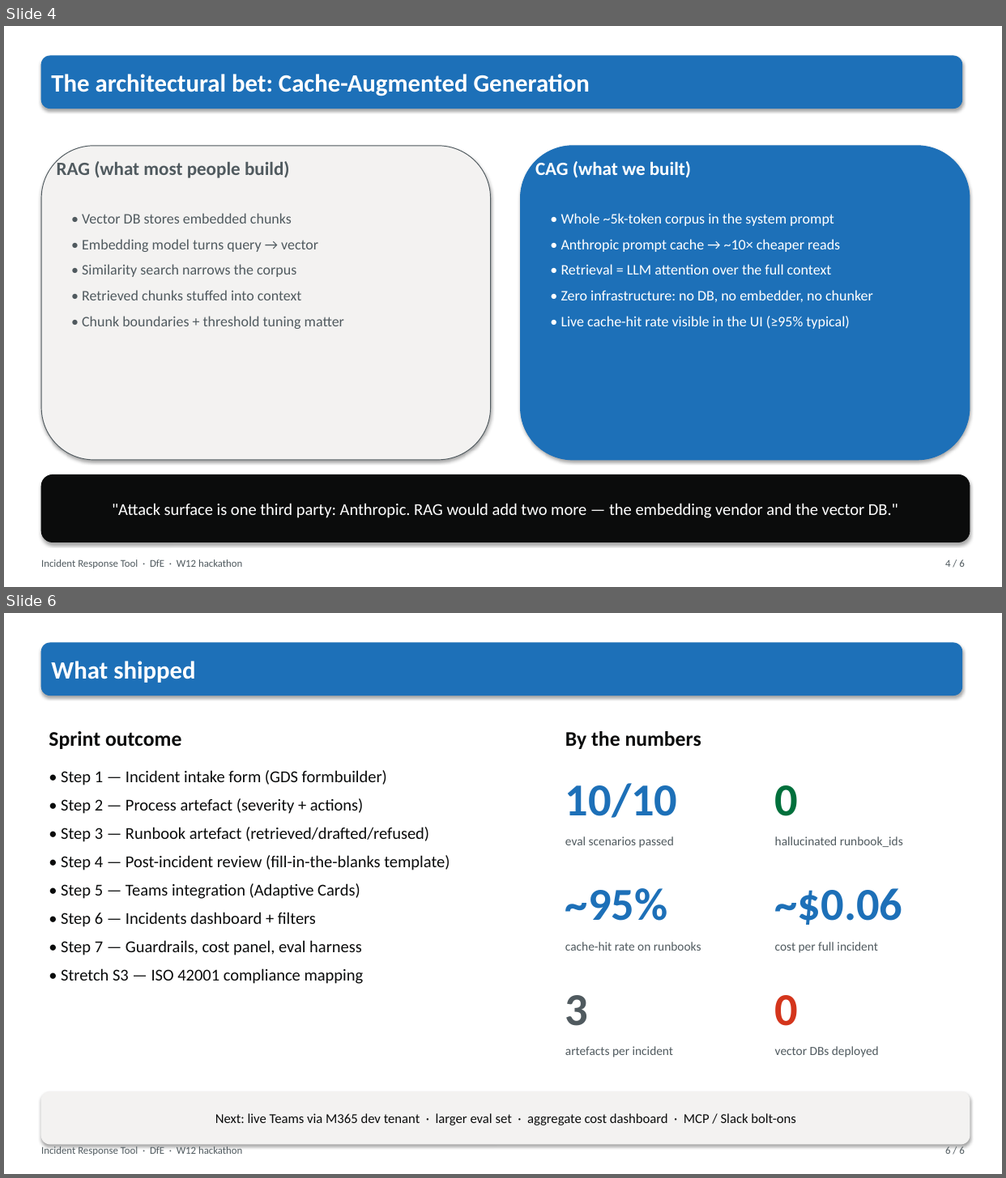
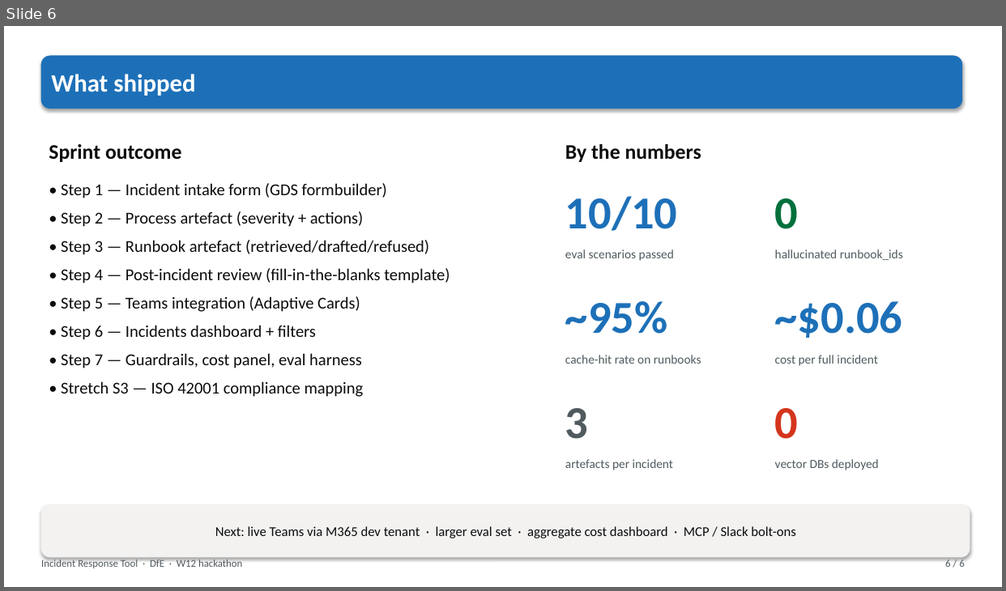
Before and after one commit to DFE-Digital/incident-response-tool, a slide deck: docs/incident-response-tool.pptx. Shown one above the other, each under a label of ours: slides 4 and 6 before the commit, slide 6 after it; the slides between them are not shown. The pictures are 1006x1178 and 1006x591 pixels, drawn with LibreOffice and Linux fonts; fonts in the diff are those of the drawing. Boxes give left, top, right and bottom in pixels: in the first picture for what was removed or moved away, otherwise in the second. Text is boxed around its words. In the diff, an @@ line names an element or a change of style, - is before the commit and + after.

```diff
--- a/docs/incident-response-tool.pptx
+++ b/docs/incident-response-tool.pptx
@@ slide 4 removed at box(4, 26, 1002, 587), background #FFFFFF @@
@@ rounded rectangle removed at box(41, 56, 962, 109) @@
-The architectural bet: Cache-Augmented Generation
@@ rounded rectangle removed at box(41, 146, 491, 460) @@
@@ rounded rectangle removed at box(521, 146, 970, 460) @@
@@ text removed at box(57, 160, 290, 178) @@
-RAG (what most people build)
@@ text removed at box(535, 160, 691, 178) @@
-CAG (what we built)
@@ text removed at box(82, 213, 344, 329) @@
-• Vector DB stores embedded chunks
-• Embedding model turns query → vector
-• Similarity search narrows the corpus
-• Retrieved chunks stuffed into context
-• Chunk boundaries + threshold tuning matter
@@ text removed at box(561, 213, 873, 329) @@
-• Whole ~5k-token corpus in the system prompt
-• Anthropic prompt cache → ~10× cheaper reads
-• Retrieval = LLM attention over the full context
-• Zero infrastructure: no DB, no embedder, no chunker
-• Live cache-hit rate visible in the UI (≥95% typical)
@@ rounded rectangle removed at box(41, 476, 970, 543) @@
-"Attack surface is one third party: Anthropic. RAG would add two more — the embedding vendor and the vector DB."
@@ text removed at box(41, 560, 242, 569) @@
-Incident Response Tool · DfE · W12 hackathon
@@ text removed at box(945, 560, 964, 567) @@
-4 / 6
```
Also in this commit, not shown: 1 slide changed, 4 slides added, 3 other slides removed, 1 other file.
